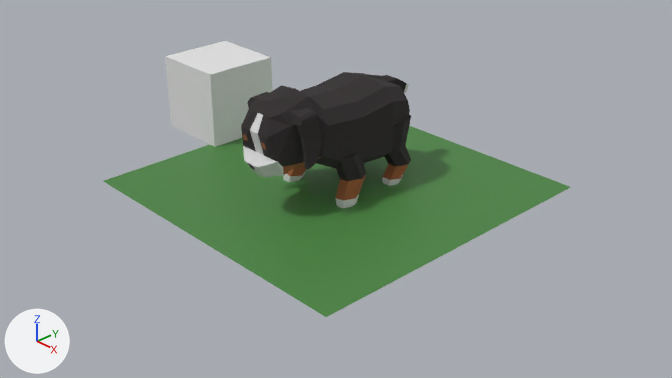
One commit to the Blender file blender/bernese.blend: the scene before it, then after it.
Rendered twice from the file's camera 'Camera'. The lights are fixed; the arrows at lower left show +X, +Y and +Z.

The first picture shows 'Plane', 'body', 'ear', 'front-leg', 'one-meter', 'rear-leg'.
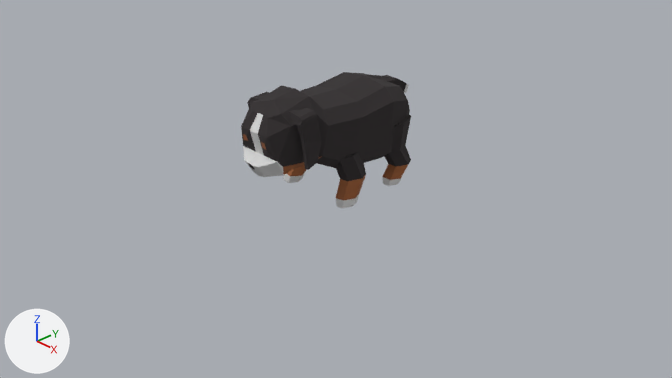
The change, as a diff of the scene's bpy script:
```diff
--- a/blender/bernese.blend.py
+++ b/blender/bernese.blend.py
@@ ob_one_meter @@
 ob_one_meter.scale = (0.5, 0.5, 0.5)
+ob_one_meter.hide_set(True)
@@ ob_plane @@
 ob_plane.scale = (2.0, 2.0, 2.0)
+ob_plane.hide_set(True)
```

Pixel boxes [x1, y1, x2, y2] of what changed, in the pictures (672 x 378 px):
'Plane', hidden (green)
    before: [103, 126, 571, 317]
'one-meter', hidden
    before: [165, 41, 272, 147]
